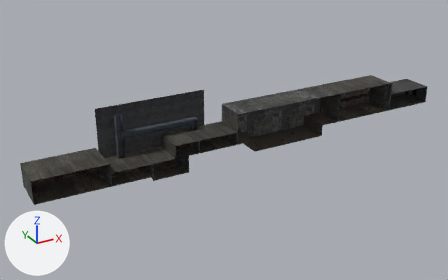
An edit to the FBX model Textures/BLife/LocationBLife.FBX, drawn before and after from the same camera.
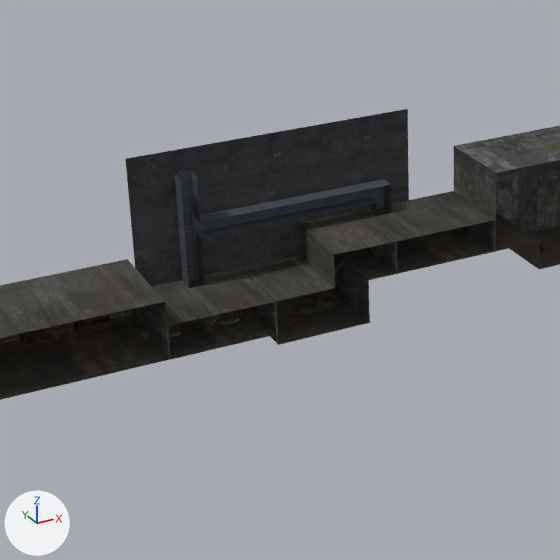
Each version is shown whole from a 50 mm camera at (-6.89, -11.17, 5.99) aimed at (-0.69, 0.1, 0.35), then close up on the part from 10% to 59% of the width and 17% to 94% of the height. Every picture has the same lights, and +X, +Y and +Z are marked at lower left. Where no turn or scale is listed for an object, it has been applied to the vertices. Vertices at the same position are counted once.
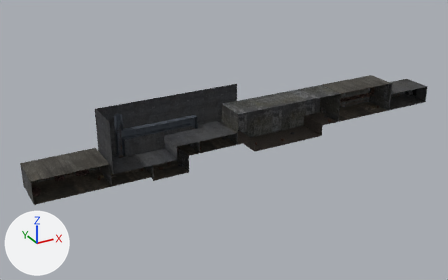
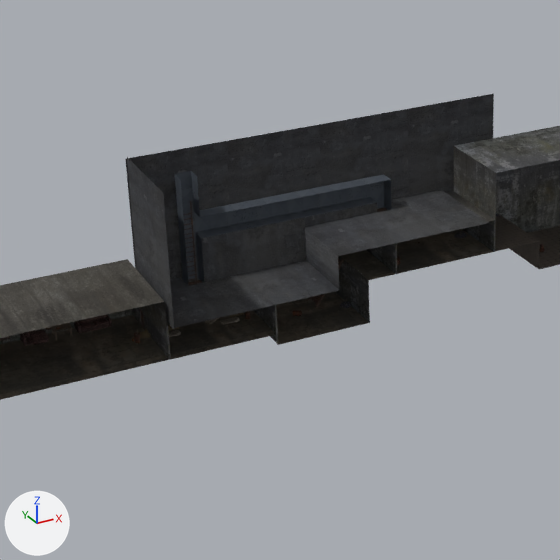
What differs and where, as boxes [x1, y1, x2, y2] in the close-ups (560 x 560 px):
'Object01', reshaped
    before: [126, 109, 409, 288]
    after: [126, 94, 494, 329]
part 1 of me_object01_ncl1_1, added (black)
    after: [168, 203, 377, 328]
part 2 of me_object01_ncl1_1, built on
    before: [175, 171, 391, 241]
    after: [127, 94, 494, 329]

What the commit changed:
me_object01_ncl1_1 is used by ob_object01; location (-2.304, 0.212, 0.991).
me_object01_ncl1_1 had 7500 vertices, 7242 faces and spanned x -1.23..7.39, y -0.66..0.1, z -0.56..0.56.
me_object01_ncl1_1 now has 7537 vertices, 7255 faces and spans x -1.23..7.39, y -0.76..0.1, z -0.56..0.58.
me_object01_ncl1_1 part 1: a new loose piece of 17 vertices spanning x -1.22..0.83, y -0.76..0.09, z -0.53..-0.14, in mat_08___default (picture img_uwmapinglocationblsecrets_jpg).
Part 2, on me_object01_ncl1_1:
8 vertices in x -0.87..0.96, y -0.1..0.04, z 0.0 move by (0.0, 0.0, 0.04).
15 vertices are added at x -1.22..2.07, y -0.76..0.1, z -0.56..0.58.
5 new vertices lie (0.0, 0.85, 0.0) away from vertices in x -1.22..1.54, y -0.76, z -0.55..0.58.
6 new faces join them.
